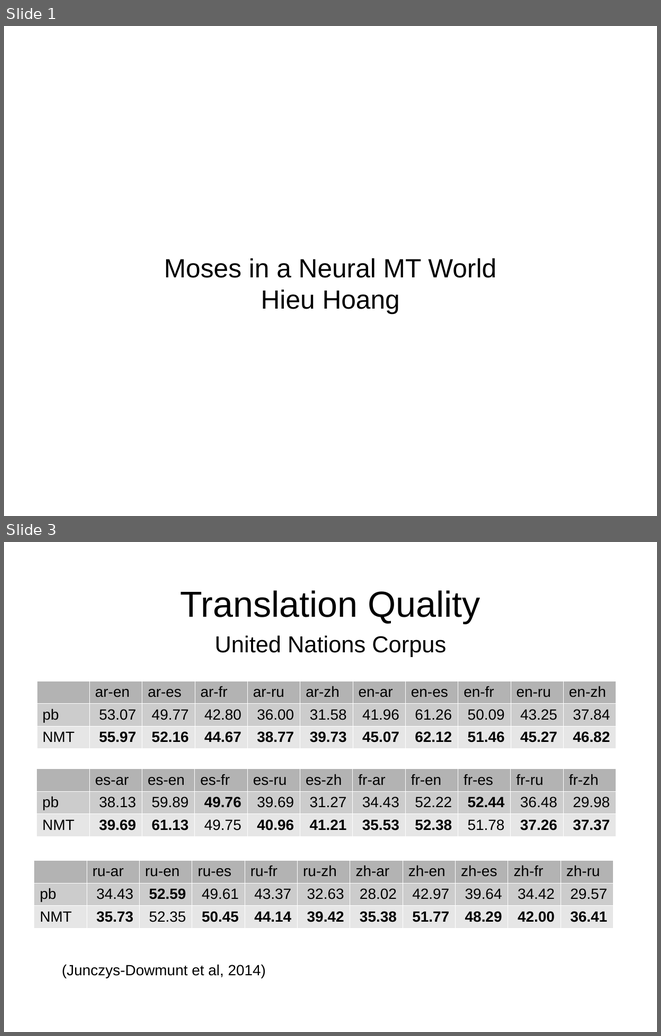
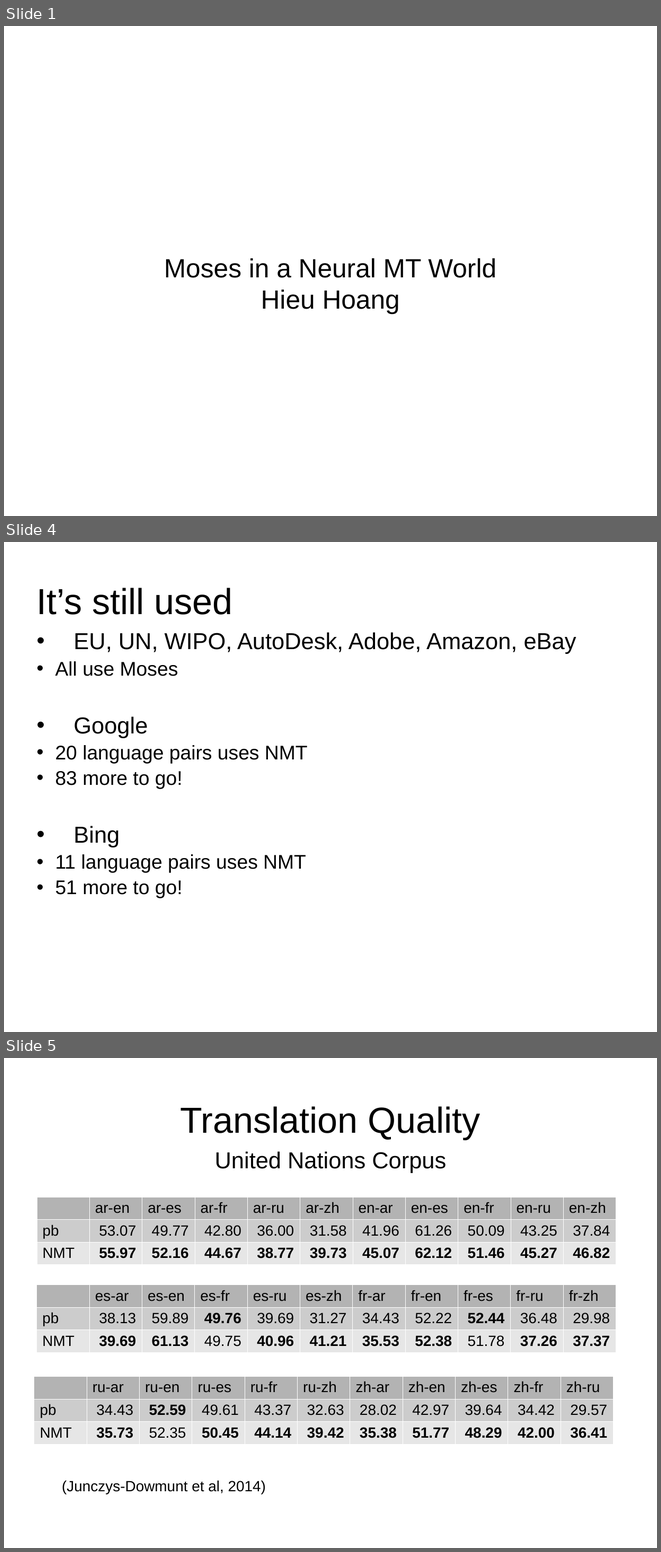
Before and after one commit to hieuhoang/papers, a slide deck: mtma17/slides.pptx. Shown one above the other, each under a label of ours: slides 1 and 3 before the commit, slides 1, 4 and 5 after it; the slides between them are not shown. The pictures are 661x1036 and 661x1552 pixels, drawn with LibreOffice and Linux fonts; fonts in the diff are those of the drawing. Boxes give left, top, right and bottom in pixels: in the first picture for what was removed or moved away, otherwise in the second. Text is boxed around its words. In the diff, an @@ line names an element or a change of style, - is before the commit and + after.

```diff
--- a/mtma17/slides.pptx
+++ b/mtma17/slides.pptx
@@ slide 4 added at <box>4,542,657,1032</box>, background #FFFFFF @@
@@ title added at <box>37,588,233,615</box>, 44 pt, text #000000 @@
+It’s still used
@@ text added at <box>55,632,576,898</box>, 24 pt, text #000000 @@
+• EU, UN, WIPO, AutoDesk, Adobe, Amazon, eBay
+  • All use Moses
+• Google
+  • 20 language pairs uses NMT
+  • 83 more to go!
+• Bing
+  • 11 language pairs uses NMT
+  • 51 more to go!
@@ what was slide 3 is now slide 5 @@
```
Also in this commit, not shown: 1 slide changed, 4 other slides added, 1 slide removed.
